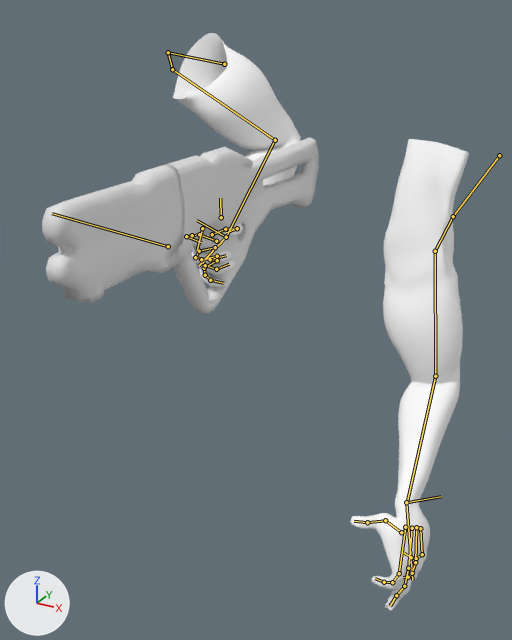
The Blender file Assets/Models/Weapons/Shotgun/Human7Shotgun.blend: old version first, new version second.
Camera for both pictures: a 50 mm lens placed at (5.91, -9.05, 3.45), pointed at (0.56, 0.68, -1.41). Every picture has the same lights, and +X, +Y and +Z are marked at lower left. Both versions are drawn at frame 0 of the action 'ShotGunShoot'; the numbers are the values there. The bones that bend it are drawn over the model as lines.

In view in the first picture: 'HumanModel:Body', 'Shotgun'.
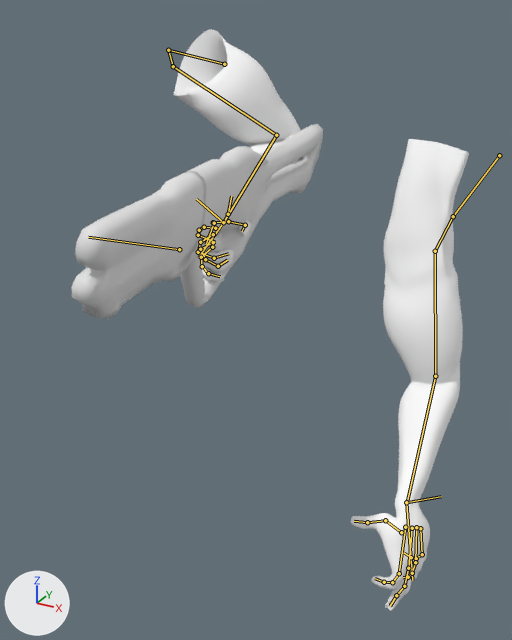
The change, as JSON lines over the scene's bpy script:
```json
{"block": "bone_forearm_r_001", "where": "bone_forearm_r_001 = bpy.data.objects['HumanModel'].pose.bones['forearm.R.001']"}
{"op": "set", "path": "bone_forearm_r_001.location", "old": "(2.74, -1.63, -1.88)", "new": "(2.91, -1.38, -1.9)"}
{"op": "set", "path": "bone_forearm_r_001.rotation_quaternion", "old": "(0.901, -0.096, 0.295, 0.306)", "new": "(0.93, -0.058, 0.285, 0.182)", "note": "degrees (1, 36, 38) -> degrees (0, 34, 22)"}
{"block": "bone_f_pinky_02_r", "where": "bone_f_pinky_02_r = bpy.data.objects['HumanModel'].pose.bones['f_pinky.02.R']  # child of 'f_pinky.01.R'"}
{"op": "set", "path": "bone_f_pinky_02_r.rotation_euler", "old": "(0.157, 0.0, 0.0)", "new": "(0.227, 0.0, 0.0)", "note": "degrees (9, 0, 0) -> degrees (13, 0, 0)"}
{"block": "bone_f_ring_02_r", "where": "bone_f_ring_02_r = bpy.data.objects['HumanModel'].pose.bones['f_ring.02.R']  # child of 'f_ring.01.R'"}
{"op": "set", "path": "bone_f_ring_02_r.rotation_euler", "old": "(-0.0349, 0.0, 0.0873)", "new": "(0.0175, 0.0, 0.0873)", "note": "degrees (-2, 0, 5) -> degrees (1, 0, 5)"}
{"block": "bone_thumb_02_r", "where": "bone_thumb_02_r = bpy.data.objects['HumanModel'].pose.bones['thumb.02.R']  # child of 'thumb.01.R'"}
{"op": "set", "path": "bone_thumb_02_r.rotation_euler", "old": "(0.14, 0.0, 0.0)", "new": "(0.0873, -0.157, -0.105)", "note": "degrees (8, 0, 0) -> degrees (5, -9, -6)"}
{"block": "bone_thumb_03_r", "where": "bone_thumb_03_r = bpy.data.objects['HumanModel'].pose.bones['thumb.03.R']  # child of 'thumb.02.R'"}
{"op": "set", "path": "bone_thumb_03_r.rotation_euler", "old": "(0.157, 0.0, 1.047)", "new": "(0.297, -0.785, 0.75)", "note": "degrees (9, 0, 60) -> degrees (17, -45, 43)"}
{"block": "bone_f_index_02_r", "where": "bone_f_index_02_r = bpy.data.objects['HumanModel'].pose.bones['f_index.02.R']  # child of 'f_index.01.R'"}
{"op": "set", "path": "bone_f_index_02_r.rotation_euler", "old": "(-0.0698, 0.0, 0.0)", "new": "(0.0698, 0.0, 0.0)", "note": "degrees (-4, 0, 0) -> degrees (4, 0, 0)"}
{"block": "bone_f_index_03_r", "where": "bone_f_index_03_r = bpy.data.objects['HumanModel'].pose.bones['f_index.03.R']  # child of 'f_index.02.R'"}
{"op": "set", "path": "bone_f_index_03_r.rotation_euler", "old": "(1.484, 0.0, 0.0)", "new": "(1.536, -0.192, -0.105)", "note": "degrees (85, 0, 0) -> degrees (88, -11, -6)"}
{"block": "bone_trigger", "where": "bone_trigger = bpy.data.objects['HumanModel'].pose.bones['Trigger']"}
{"op": "set", "path": "bone_trigger.location", "old": "(0.0, 0.0, 0.0)", "new": "(0.03, -0.08, 0.05)"}
{"op": "set", "path": "bone_trigger.rotation_quaternion", "old": "(1.0, 0.0, 0.0, 0.0)", "new": "(0.998, 0.036, 0.0, -0.02)", "note": "degrees (0, 0, 0) -> degrees (4, 0, -2)"}
```

Where the change shows, as pixel boxes [x1, y1, x2, y2] in the pictures (512 x 640 px):
```json
{"object": "HumanModel:Body", "change": "posed", "before": [173, 33, 469, 611], "after": [173, 29, 469, 611]}
{"object": "Shotgun", "change": "posed", "before": [42, 137, 319, 314], "after": [72, 124, 323, 319], "on screen": "9% narrower, 10% taller"}
{"bone": "forearm.R.001", "before": "(226, 237) to (197, 220)", "after": "(223, 222) to (196, 199)"}
{"bone": "f_pinky.02.R", "before": "(205, 275) to (210, 280)", "after": "(202, 266) to (208, 273)"}
{"bone": "f_ring.02.R", "before": "(205, 265) to (216, 269)", "after": "(205, 259) to (218, 266)"}
{"bone": "thumb.02.R", "before": "(225, 229) to (237, 228)", "after": "(228, 221) to (245, 225)"}
{"bone": "thumb.03.R", "before": "(237, 228) to (226, 232)", "after": "(245, 225) to (242, 231)"}
{"bone": "f_index.02.R", "before": "(192, 235) to (186, 236)", "after": "(199, 230) to (198, 235)"}
{"bone": "f_index.03.R", "before": "(186, 236) to (201, 242)", "after": "(198, 235) to (215, 242)"}
{"bone": "Trigger", "before": "(202, 228) to (197, 250)", "after": "(214, 223) to (206, 244)"}
```
